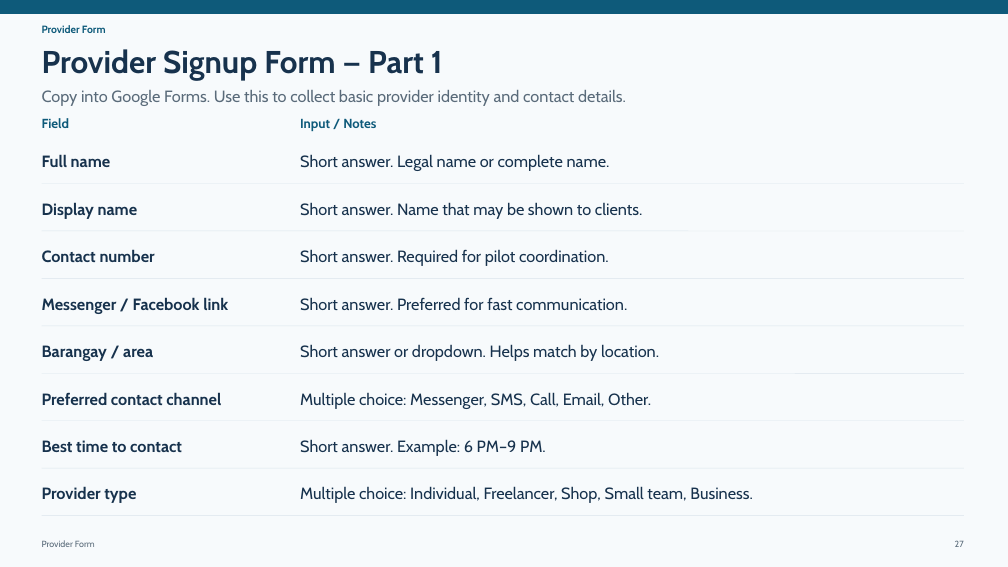
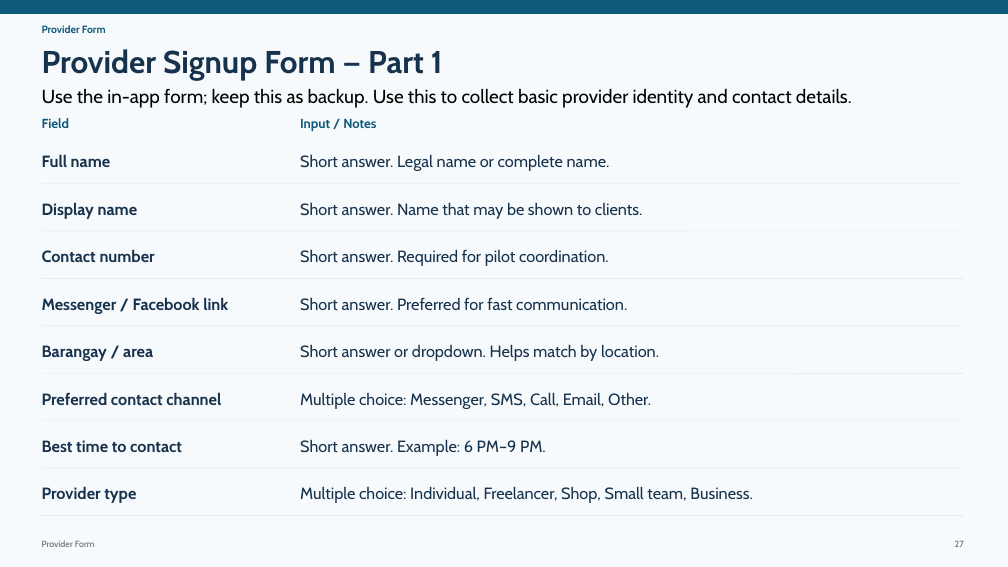
Before and after one commit to jmaeacido/jmaeacido.github.io, a slide deck: slide 27 of mockups/kaila-marketplace/presentation/KAILA_Detailed_To_Do_List_with_Templates_and_Forms_Presentation.pptx. Drawn at 1008x567 pixels with LibreOffice and Linux fonts; fonts in the diff are those of the drawing. Boxes give left, top, right and bottom in pixels: in the first picture for what was removed or moved away, otherwise in the second. Text is boxed around its words. In the diff, an @@ line names an element or a change of style, - is before the commit and + after.

```diff
--- a/mockups/kaila-marketplace/presentation/KAILA_Detailed_To_Do_List_with_Templates_and_Forms_Presentation.pptx
+++ b/mockups/kaila-marketplace/presentation/KAILA_Detailed_To_Do_List_with_Templates_and_Forms_Presentation.pptx
@@ text at box(42, 88, 852, 108): text changed; size 15.5 to 18 pt; text colour #5A6B7A to #000000 @@
-Copy into Google Forms. Use this to collect basic provider identity and contact details.
+Use the in-app form; keep this as backup. Use this to collect basic provider identity and contact details.
```
Also in this commit, not shown: 4 other slides changed, 5 other files.
